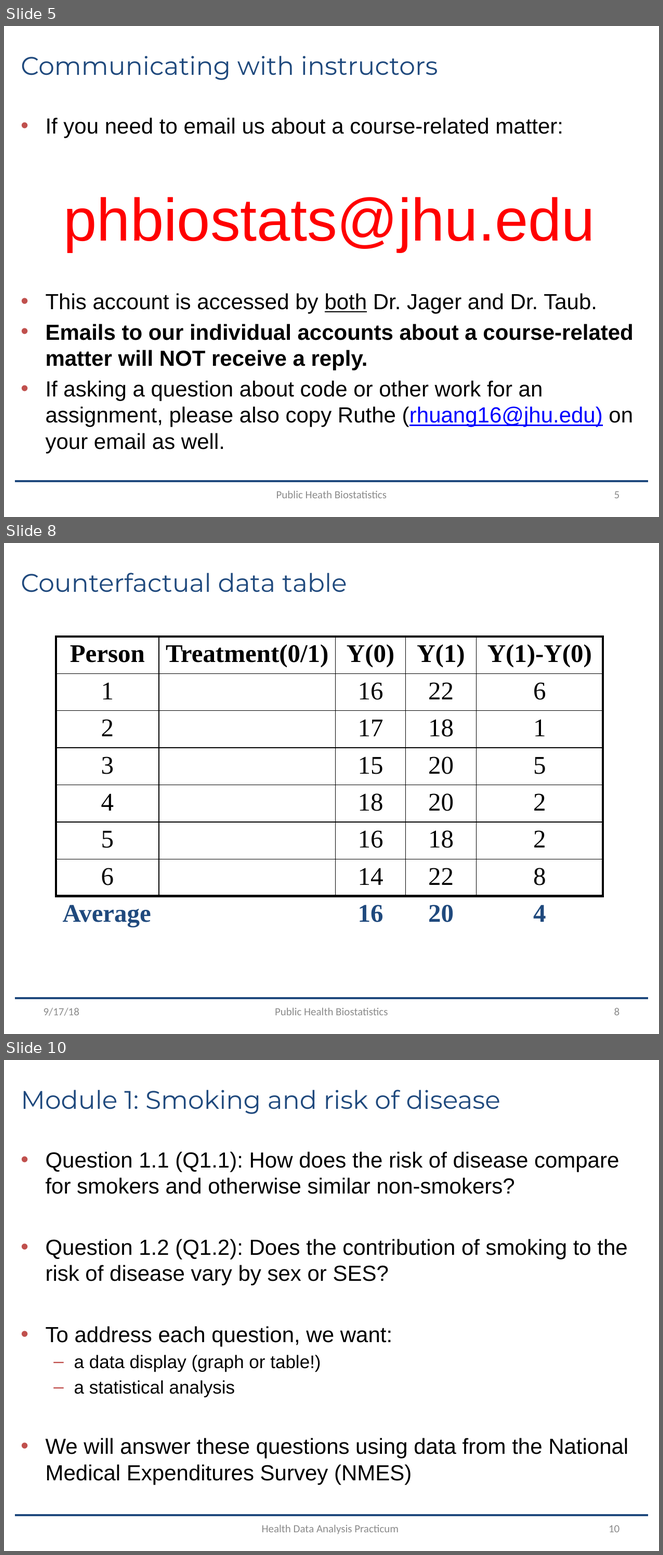
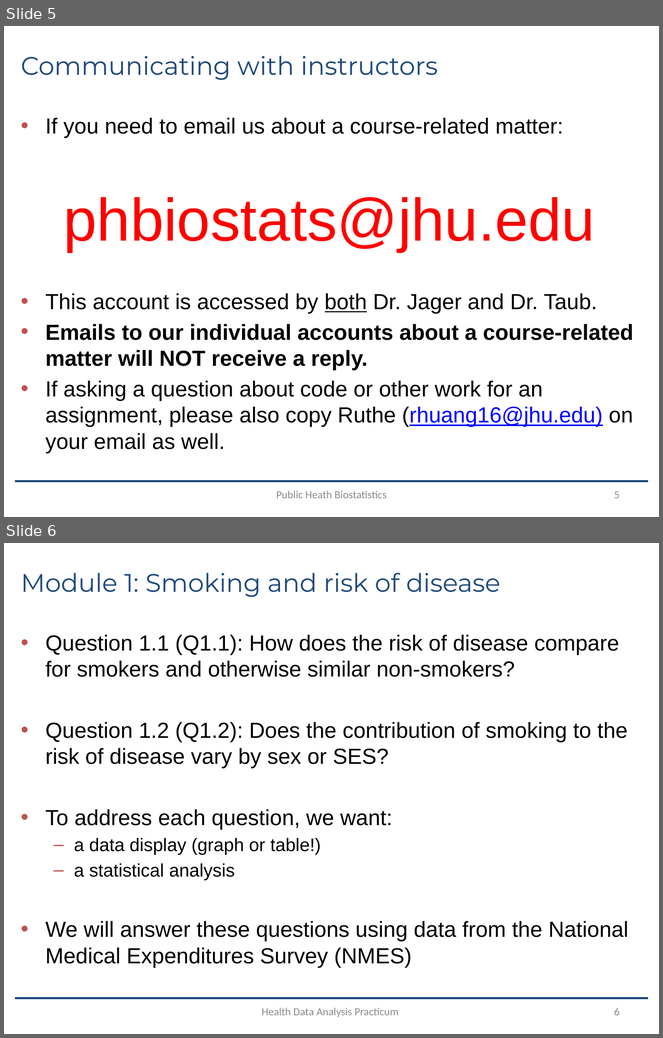
Before and after one commit to health-data-analysis-practicum-2019/class_materials, a slide deck: Module1/Mod1_Class1_2019.pptx. Shown one above the other, each under a label of ours: slides 5, 8 and 10 before the commit, slides 5 and 6 after it; the slides between them are not shown. The pictures are 663x1555 and 663x1038 pixels, drawn with LibreOffice and Linux fonts; fonts in the diff are those of the drawing. Boxes give left, top, right and bottom in pixels: in the first picture for what was removed or moved away, otherwise in the second. Text is boxed around its words. In the diff, an @@ line names an element or a change of style, - is before the commit and + after.

```diff
--- a/Module1/Mod1_Class1_2019.pptx
+++ b/Module1/Mod1_Class1_2019.pptx
@@ slide 8 removed at bbox=[4, 543, 659, 1034], background #FFFFFF; not listed: 1 template element that a slide beside it also shows @@
@@ title removed at bbox=[21, 573, 347, 592] @@
-Counterfactual data table
@@ table removed at bbox=[56, 637, 603, 934], 8 rows, 5 columns @@
-Person | Treatment(0/1) | Y(0) | Y(1) | Y(1)-Y(0)
-1 |  | 16 | 22 | 6
-2 |  | 17 | 18 | 1
-3 |  | 15 | 20 | 5
-4 |  | 18 | 20 | 2
-5 |  | 16 | 18 | 2
-6 |  | 14 | 22 | 8
-Average |  | 16 | 20 | 4
@@ text removed at bbox=[44, 1008, 79, 1016] @@
-9/17/18
@@ text removed at bbox=[275, 1008, 388, 1016] @@
-Public Health Biostatistics
@@ page number removed at bbox=[614, 1008, 620, 1016] @@
-8
@@ what was slide 10 is now slide 6 @@
@@ page number at bbox=[614, 1008, 620, 1016]: text changed @@
-10
+6
```
Also in this commit, not shown: 3 other slides removed, 3 other files.
